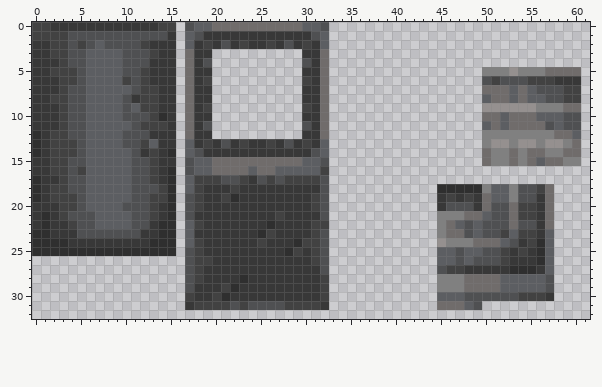
File history of a pixel-art sprite, src/assets/gauntlet/textures/decoration/trash/ornate_trashcan_inner.png. That is the earlier state.
The file is 64x64 pixels. Shown: x 0..61, y 0..32.
Once edited:
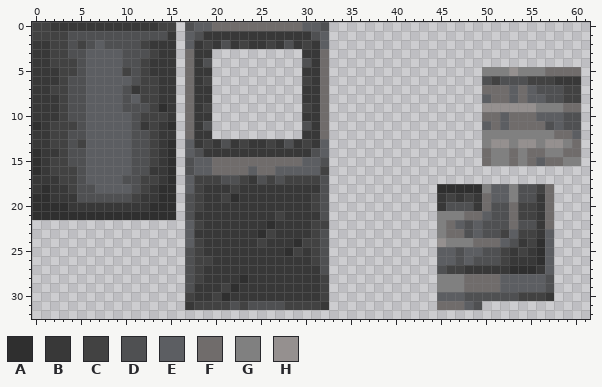
Palette (. is transparent): A #2f2f2f  B #383838  C #424242  D #4f5052  E #5c5e62  F #706c6b  G #808080  H #95908f
Edits made:
{"y":4,"x":2,"old":"B","new":"C"}
{"y":4,"x":4,"old":"D","new":"C"}
{"y":4,"x":12,"old":"D","new":"C"}
{"y":5,"x":2,"old":"C","new":"B"}
{"y":5,"x":10,"old":"D","new":"C"}
{"y":6,"x":4,"old":"C","new":"D"}
{"y":6,"x":10,"old":"C","new":"E"}
{"y":6,"x":13,"old":"B","new":"C"}
{"y":7,"x":2,"old":"B","new":"C"}
{"y":7,"x":10,"old":"ED","new":"DB"}
{"y":8,"x":2,"old":"C","new":"B"}
{"y":8,"x":11,"old":"B","new":"E"}
{"y":9,"x":11,"old":"EC","new":"DD"}
{"y":9,"x":14,"old":"B","new":"A"}
{"y":10,"x":10,"old":"D","new":"E"}
{"y":10,"x":12,"old":"D","new":"C"}
{"y":10,"x":14,"old":"A","new":"C"}
{"y":11,"x":0,"old":"B","new":"A"}
{"y":11,"x":2,"old":"B","new":"C"}
{"y":11,"x":4,"old":"D","new":"C"}
{"y":11,"x":12,"old":"C","new":"B"}
{"y":11,"x":14,"old":"CB","new":"BA"}
{"y":12,"x":0,"old":"A","new":"B"}
{"y":12,"x":10,"old":"D","new":"E"}
{"y":12,"x":13,"old":"B","new":"C"}
{"y":13,"x":0,"old":"A","new":"B"}
{"y":13,"x":4,"old":"CD","new":"DC"}
{"y":13,"x":10,"old":"D","new":"E"}
{"y":13,"x":12,"old":"CE","new":"DC"}
{"y":13,"x":15,"old":"B","new":"A"}
{"y":14,"x":2,"old":"C","new":"B"}
{"y":14,"x":4,"old":"C","new":"D"}
{"y":14,"x":12,"old":"B","new":"D"}
{"y":15,"x":0,"old":"B","new":"A"}
{"y":15,"x":15,"old":"B","new":"A"}
{"y":16,"x":0,"old":"B","new":"A"}
{"y":16,"x":4,"old":"DC","new":"CD"}
{"y":16,"x":13,"old":"C","new":"B"}
{"y":17,"x":0,"old":"A","new":"B"}
{"y":17,"x":4,"old":"D","new":"C"}
{"y":17,"x":10,"old":"E","new":"D"}
{"y":17,"x":12,"old":"D","new":"C"}
{"y":18,"x":0,"old":"ABCCD","new":"BABBC"}
{"y":18,"x":6,"old":"E","new":"D"}
{"y":18,"x":12,"old":"DDC","new":"CBA"}
{"y":19,"x":1,"old":"BCCC","new":"ABBB"}
{"y":19,"x":6,"old":"EEEEEDDCC","new":"DDDDDCBBA"}
{"y":20,"x":0,"old":"BBBCCDEEEEDDDCB","new":"AAAABBBBBBBBBAA"}
{"y":21,"x":0,"old":"B","new":"A"}
{"y":21,"x":2,"old":"BCDDDEEEEDDCB","new":"AAAAAAAAAAAAA"}
{"y":22,"x":0,"old":"BABBCDDEEEEDDBAA","new":"................"}
{"y":23,"x":0,"old":"AABBBDDDDDDDBBAA","new":"................"}
{"y":24,"x":0,"old":"AAAABBBBBBBBBAAA","new":"................"}
{"y":25,"x":0,"old":"AAAAAAAAAAAAAAAA","new":"................"}
{"label":"changed","picture_box":[32,58,176,256]}
